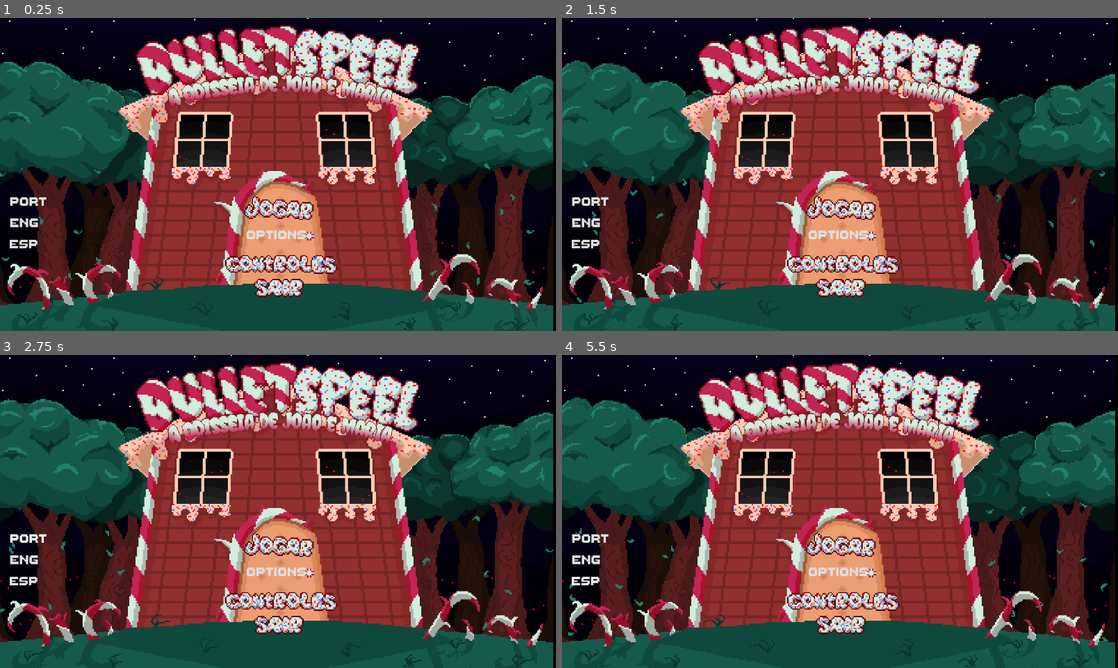
Above: before the commit, frames 1-4 (two rows, left to right).
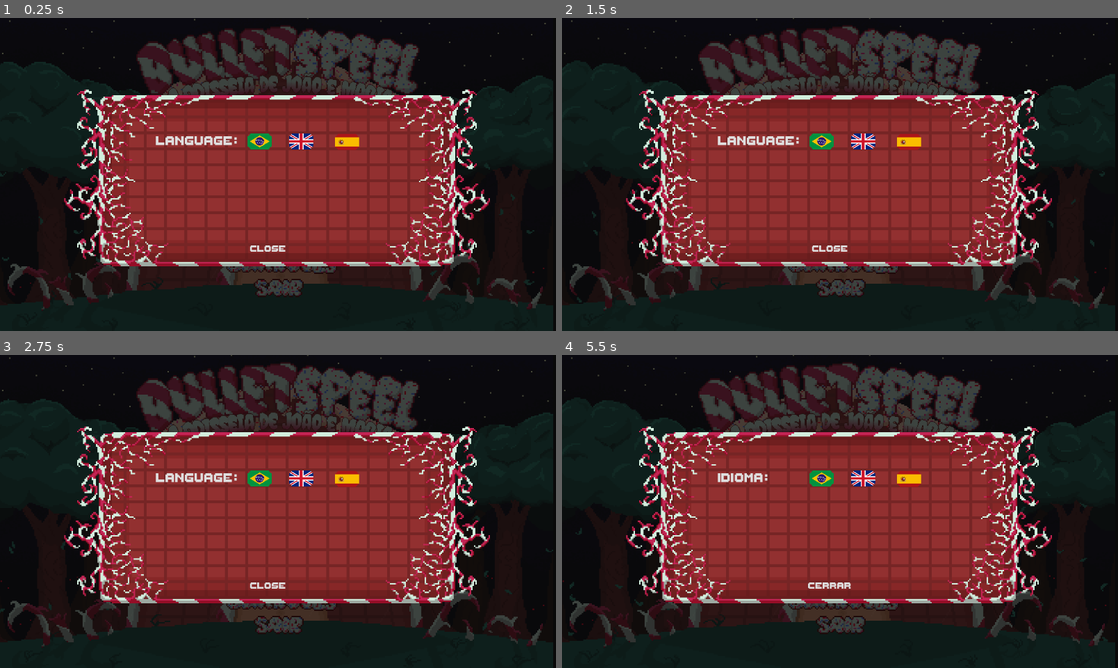
Above: after the commit, the same moments.

Repository: mtab-dev/bulletspeel
Game: Godot game, scene res://scenes/levels/main_menu.tscn
The game is run twice, just before and just after one commit, with the same random seed, the same clock (stepped at 60 frames per second) and the same inputs. Sound files missing from this copy of the repository are replaced by a short silence.
Inputs (mouse positions are in pixels of both pictures, inside the frame that each line leads up to):
- Up to frame 1 (0.25 s): no input
- Up to frame 2 (1.5 s): click "options" at 0.5 s; click (840, 265) at 1.25 s
- Up to frame 3 (2.75 s): click (33, 539) at 2 s, where only the run before the commit has a clickable "PORT"
- Up to frame 4 (5.5 s): click (823, 477) at 2.77 s; click (595, 561) at 3.5 s, where only the run before the commit has a clickable "ENG"; click (912, 480) at 4.27 s; click (589, 580) at 5 s, where only the run before the commit has a clickable "ESP"

The runs differ from the first frame. In frame 1, 69% of the frame differs, in the area x 0-100%, y 0-100%; in frame 2, 69%; in frame 3, 69%; in frame 4, 69%.

Commit message:
ui: game options screen

Diff:
--- a/scenes/levels/main_menu.tscn
+++ b/scenes/levels/main_menu.tscn
@@ -45,6 +45,7 @@
 [ext_resource type="AudioStream" uid="uid://leo45x77sf2n" path="res://assets/fx/effects/buttonEffect.mp3" id="42_4bb3h"]
 [ext_resource type="AudioStream" uid="uid://dneutqaxaf50y" path="res://assets/fx/effects/changeScene.mp3" id="43_tdf6v"]
 [ext_resource type="PackedScene" uid="uid://cn2sqjss54663" path="res://scenes/ui/control_overlay.tscn" id="44_p7tby"]
+[ext_resource type="PackedScene" uid="uid://qsxwh0klt3t3" path="res://scenes/ui/optionsOverlay.tscn" id="46_604h3"]
 
 [sub_resource type="SpriteFrames" id="SpriteFrames_2p16b"]
 animations = [{
@@ -288,63 +289,6 @@
 icon_alignment = 1
 expand_icon = true
 
-[node name="port" type="Button" parent="menu"]
-process_mode = 3
-layout_mode = 0
-offset_left = 21.0
-offset_top = 357.0
-offset_right = 107.0
-offset_bottom = 405.0
-size_flags_horizontal = 4
-size_flags_vertical = 4
-mouse_default_cursor_shape = 2
-theme = ExtResource("38_koc4b")
-theme_override_styles/hover = SubResource("StyleBoxEmpty_hg8r7")
-theme_override_styles/pressed = SubResource("StyleBoxEmpty_0gcxr")
-theme_override_styles/normal = SubResource("StyleBoxEmpty_n2cji")
-text = "PORT"
-alignment = 0
-icon_alignment = 1
-expand_icon = true
-
-[node name="eng" type="Button" parent="menu"]
-process_mode = 3
-layout_mode = 0
-offset_left = 21.0
-offset_top = 401.0
-offset_right = 107.0
-offset_bottom = 449.0
-size_flags_horizontal = 4
-size_flags_vertical = 4
-mouse_default_cursor_shape = 2
-theme = ExtResource("38_koc4b")
-theme_override_styles/hover = SubResource("StyleBoxEmpty_hg8r7")
-theme_override_styles/pressed = SubResource("StyleBoxEmpty_0gcxr")
-theme_override_styles/normal = SubResource("StyleBoxEmpty_n2cji")
-text = "ENG"
-alignment = 0
-icon_alignment = 1
-expand_icon = true
-
-[node name="esp" type="Button" parent="menu"]
-process_mode = 3
-layout_mode = 0
-offset_left = 20.0
-offset_top = 445.0
-offset_right = 106.0
-offset_bottom = 493.0
-size_flags_horizontal = 4
-size_flags_vertical = 4
-mouse_default_cursor_shape = 2
-theme = ExtResource("38_koc4b")
-theme_override_styles/hover = SubResource("StyleBoxEmpty_hg8r7")
-theme_override_styles/pressed = SubResource("StyleBoxEmpty_0gcxr")
-theme_override_styles/normal = SubResource("StyleBoxEmpty_n2cji")
-text = "ESP"
-alignment = 0
-icon_alignment = 1
-expand_icon = true
-
 [node name="menuAmbient" type="AudioStreamPlayer2D" parent="."]
 stream = ExtResource("41_o2sml")
 volume_db = -10.0
@@ -358,14 +302,14 @@
 
 [node name="sceneChangingTimer" type="Timer" parent="."]
 
+[node name="OptionsOverlay" parent="." instance=ExtResource("46_604h3")]
+process_mode = 3
+
 [node name="controlOverlay" parent="." instance=ExtResource("44_p7tby")]
-visible = false
+process_mode = 3
 
 [connection signal="pressed" from="menu/play" to="." method="_on_play_pressed"]
 [connection signal="pressed" from="menu/sair" to="." method="_on_sair_pressed"]
 [connection signal="pressed" from="menu/opções" to="." method="_on_opções_pressed"]
 [connection signal="pressed" from="menu/opções2" to="." method="_on_opções_pressed"]
-[connection signal="pressed" from="menu/port" to="." method="_on_port_pressed"]
-[connection signal="pressed" from="menu/eng" to="." method="_on_eng_pressed"]
-[connection signal="pressed" from="menu/esp" to="." method="_on_esp_pressed"]
 [connection signal="timeout" from="sceneChangingTimer" to="." method="_on_scene_changing_timer_timeout"]
--- /dev/null
+++ b/scenes/ui/optionsOverlay.tscn
@@ -0,0 +1,137 @@
+[gd_scene load_steps=12 format=3 uid="uid://qsxwh0klt3t3"]
+
+[ext_resource type="Texture2D" uid="uid://dwu18gldx5boy" path="res://sprites/ui/menu/pauseOverlay.webp" id="1_4jq23"]
+[ext_resource type="Script" path="res://scripts/ui/menuOptions.gd" id="1_sn8l3"]
+[ext_resource type="Theme" uid="uid://cjoyqre1lp47" path="res://assets/themes/buttons.tres" id="3_57hhi"]
+[ext_resource type="Texture2D" uid="uid://2kkxsupxyacs" path="res://sprites/ui/menu/brFlag.webp" id="4_rbaf4"]
+[ext_resource type="Texture2D" uid="uid://c76s03pwp8sfl" path="res://sprites/ui/menu/espFlag.webp" id="5_e74mc"]
+[ext_resource type="Texture2D" uid="uid://cxqdk2pun7kyb" path="res://sprites/ui/menu/engFlag.webp" id="6_lo7we"]
+[ext_resource type="AudioStream" uid="uid://dneutqaxaf50y" path="res://assets/fx/effects/changeScene.mp3" id="7_xei08"]
+
+[sub_resource type="Animation" id="Animation_fkj5i"]
+resource_name = "transOut"
+tracks/0/type = "value"
+tracks/0/imported = false
+tracks/0/enabled = true
+tracks/0/path = NodePath("..:offset")
+tracks/0/interp = 1
+tracks/0/loop_wrap = true
+tracks/0/keys = {
+"times": PackedFloat32Array(0, 1),
+"transitions": PackedFloat32Array(1, 1),
+"update": 0,
+"values": [Vector2(0, 0), Vector2(0, -1000)]
+}
+
+[sub_resource type="Animation" id="Animation_8fwf5"]
+length = 0.001
+tracks/0/type = "value"
+tracks/0/imported = false
+tracks/0/enabled = true
+tracks/0/path = NodePath("..:offset")
+tracks/0/interp = 1
+tracks/0/loop_wrap = true
+tracks/0/keys = {
+"times": PackedFloat32Array(0),
+"transitions": PackedFloat32Array(1),
+"update": 0,
+"values": [Vector2(0, 0)]
+}
+
+[sub_resource type="Animation" id="Animation_1mqk7"]
+resource_name = "transIn"
+tracks/0/type = "value"
+tracks/0/imported = false
+tracks/0/enabled = true
+tracks/0/path = NodePath("..:offset")
+tracks/0/interp = 1
+tracks/0/loop_wrap = true
+tracks/0/keys = {
+"times": PackedFloat32Array(0, 1),
+"transitions": PackedFloat32Array(1, 1),
+"update": 0,
+"values": [Vector2(0, -1000), Vector2(0, 0)]
+}
+
+[sub_resource type="AnimationLibrary" id="AnimationLibrary_1y52q"]
+_data = {
+"RESET": SubResource("Animation_8fwf5"),
+"transIn": SubResource("Animation_1mqk7"),
+"transOut": SubResource("Animation_fkj5i")
+}
+
+[node name="OptionsOverlay" type="CanvasLayer"]
+script = ExtResource("1_sn8l3")
+
+[node name="Panel" type="Panel" parent="."]
+offset_right = 1153.0
+offset_bottom = 649.0
+
+[node name="texture" type="Sprite2D" parent="Panel"]
+position = Vector2(574, 319)
+scale = Vector2(3, 3)
+texture = ExtResource("1_4jq23")
+
+[node name="brBtn" type="Button" parent="Panel"]
+layout_mode = 0
+offset_left = 513.0
+offset_top = 235.0
+offset_right = 571.0
+offset_bottom = 276.0
+mouse_default_cursor_shape = 2
+theme = ExtResource("3_57hhi")
+icon = ExtResource("4_rbaf4")
+
+[node name="espBtn" type="Button" parent="Panel"]
+layout_mode = 0
+offset_left = 694.0
+offset_top = 236.0
+offset_right = 752.0
+offset_bottom = 277.0
+mouse_default_cursor_shape = 2
+theme = ExtResource("3_57hhi")
+icon = ExtResource("5_e74mc")
+
+[node name="engBtn" type="Button" parent="Panel"]
+layout_mode = 0
+offset_left = 599.0
+offset_top = 235.0
+offset_right = 657.0
+offset_bottom = 276.0
+mouse_default_cursor_shape = 2
+theme = ExtResource("3_57hhi")
+icon = ExtResource("6_lo7we")
+
+[node name="idiomeBtn" type="Button" parent="Panel"]
+layout_mode = 0
+offset_left = 323.0
+offset_top = 236.0
+offset_right = 428.0
+offset_bottom = 273.0
+theme = ExtResource("3_57hhi")
+text = "IDIOMA:"
+
+[node name="closeBtn" type="Button" parent="Panel"]
+layout_mode = 0
+offset_left = 503.0
+offset_top = 460.0
+offset_right = 608.0
+offset_bottom = 497.0
+mouse_default_cursor_shape = 2
+theme = ExtResource("3_57hhi")
+theme_override_font_sizes/font_size = 30
+text = "Fechar"
+
+[node name="selectButton" type="AudioStreamPlayer2D" parent="."]
+stream = ExtResource("7_xei08")
+
+[node name="animation" type="AnimationPlayer" parent="."]
+root_node = NodePath("../Panel")
+libraries = {
+"": SubResource("AnimationLibrary_1y52q")
+}
+
+[connection signal="pressed" from="Panel/brBtn" to="." method="_on_br_btn_pressed"]
+[connection signal="pressed" from="Panel/espBtn" to="." method="_on_esp_btn_pressed"]
+[connection signal="pressed" from="Panel/engBtn" to="." method="_on_eng_btn_pressed"]
+[connection signal="pressed" from="Panel/closeBtn" to="." method="_on_close_btn_pressed"]
--- a/scripts/ui/main_menu.gd
+++ b/scripts/ui/main_menu.gd
@@ -6,6 +6,7 @@
 @onready var sceneMorph: AudioStreamPlayer2D = $sceneMorph
 @onready var changeTimer: Timer = $sceneChangingTimer
 @onready var controlOverlay: AnimationPlayer = $controlOverlay/animation
+@onready var optionsOverlay: AnimationPlayer = $OptionsOverlay/animation
 var path: String
 var canTrackInput: bool = true
 
@@ -35,7 +36,7 @@
 	if canTrackInput:
 		path = 'controls'
 		clickSound.play()
-		controlOverlay.play('transIn')
+		optionsOverlay.play('transIn')
 
 
 func _on_scene_changing_timer_timeout():
--- /dev/null
+++ b/scripts/ui/menuOptions.gd
@@ -0,0 +1,40 @@
+extends CanvasLayer
+
+@onready var idiomBtn: Button = $Panel/idiomeBtn
+@onready var closeBtn: Button = $Panel/closeBtn
+@onready var selectFx: AudioStreamPlayer2D = $selectButton
+@onready var anim: AnimationPlayer = $animation
+
+func _ready() -> void:
+	pass
+
+
+# Called every frame. 'delta' is the elapsed time since the previous frame.
+func _process(delta: float) -> void:
+	if Global.lang == 'port':
+		idiomBtn.text = 'IDIOMA:'
+		closeBtn.text = 'FECHAR'
+	if Global.lang == 'eng':
+		idiomBtn.text = 'LANGUAGE:'
+		closeBtn.text = 'CLOSE'
+	if Global.lang == 'esp':
+		idiomBtn.text = 'IDIOMA:'
+		closeBtn.text = 'CERRAR'
+
+func _on_br_btn_pressed() -> void:
+	Global.lang = 'port'
+	selectFx.play()
+
+
+func _on_esp_btn_pressed() -> void:
+	Global.lang = 'esp'
+	selectFx.play()
+
+
+func _on_eng_btn_pressed() -> void:
+	Global.lang = 'eng'
+	selectFx.play()
+
+
+func _on_close_btn_pressed() -> void:
+	anim.play('transOut')
Not shown: 1 places in scenes/levels/main_menu.tscn that only renumber resources
Binary file added: sprites/ui/menu/brFlag.webp
Not shown, added: sprites/ui/menu/brFlag.webp.import
Binary file added: sprites/ui/menu/engFlag.webp
Not shown, added: sprites/ui/menu/engFlag.webp.import
Binary file added: sprites/ui/menu/espFlag.webp
Not shown, added: sprites/ui/menu/espFlag.webp.import
Binary file added: sprites/ui/menu/options.jpg
Not shown, added: sprites/ui/menu/options.jpg.import
Binary file added: sprites/ui/menu/options.webp
Not shown, added: sprites/ui/menu/options.webp.import
